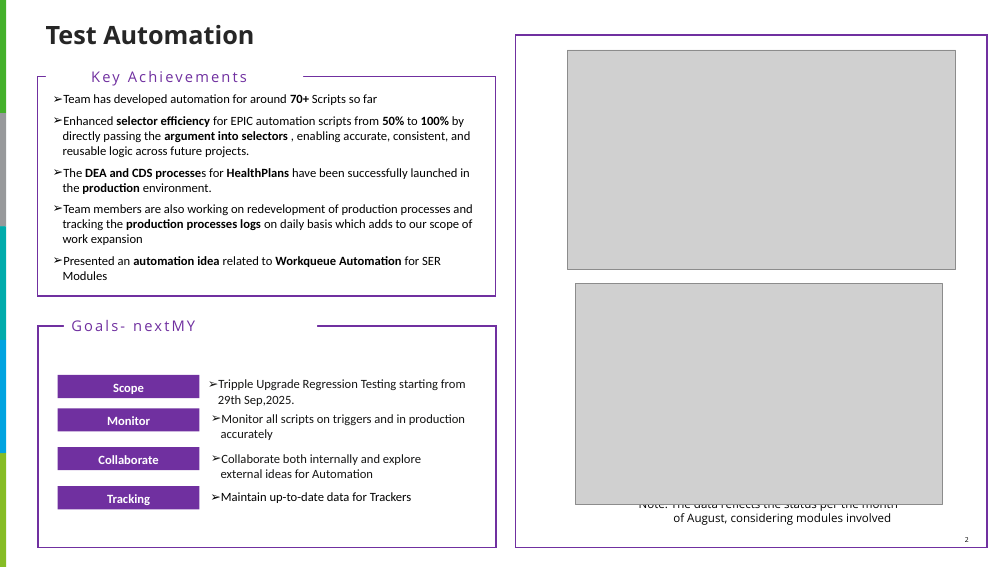
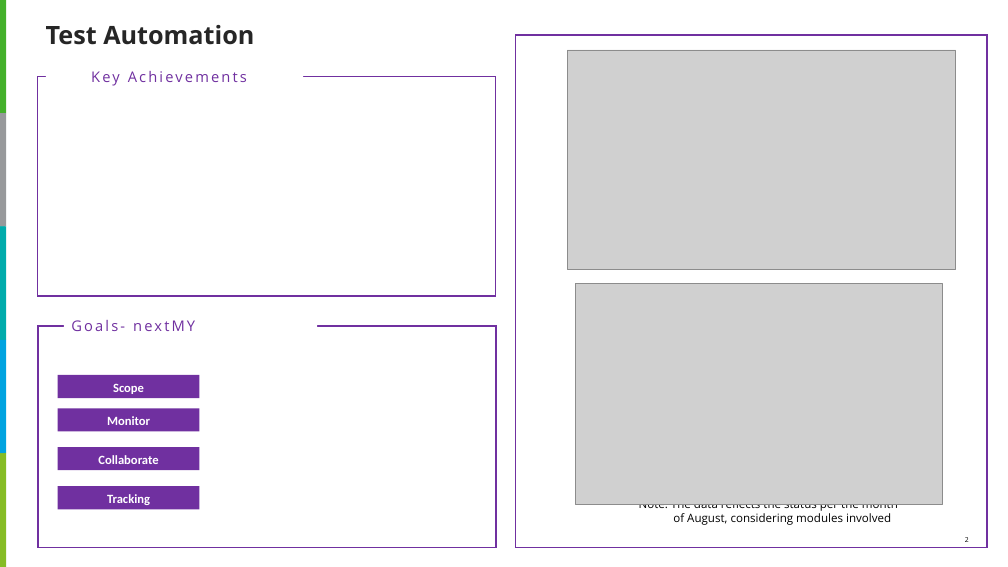
Before and after one commit to akshaya3206/Tracker-WeeklyDeck, a slide deck: slide 2 of Monthly_updates_CHRISTUS POD-2 Template.pptx. Drawn at 1008x567 pixels with LibreOffice and Linux fonts; fonts in the diff are those of the drawing; grey boxes stand for pictures. Boxes give left, top, right and bottom in pixels: in the first picture for what was removed or moved away, otherwise in the second. Text is boxed around its words. In the diff, an @@ line names an element or a change of style, - is before the commit and + after.

```diff
--- a/Monthly_updates_CHRISTUS POD-2 Template.pptx
+++ b/Monthly_updates_CHRISTUS POD-2 Template.pptx
@@ text removed at bbox=[63, 94, 472, 280] @@
-➢ Team has developed automation for around 70+ Scripts so far
-➢ Enhanced selector efficiency for EPIC automation scripts from 50% to 100% by directly passing the argument into selectors , enabling accurate, consistent, and reusable logic across future projects.
-➢ The DEA and CDS processes for HealthPlans have been successfully launched in the production environment.
-➢ Team members are also working on redevelopment of production processes and tracking the production processes logs on daily basis which adds to our scope of work expansion
-➢ Presented an automation idea related to Workqueue Automation for SER Modules
@@ text removed at bbox=[218, 379, 466, 406] @@
-➢ Tripple Upgrade Regression Testing starting from 29th Sep,2025.
@@ text removed at bbox=[221, 414, 465, 440] @@
-➢ Monitor all scripts on triggers and in production accurately
@@ text removed at bbox=[221, 454, 421, 478] @@
-➢ Collaborate both internally and explore external ideas for Automation
@@ text removed at bbox=[221, 492, 411, 503] @@
-➢ Maintain up-to-date data for Trackers
```
Also in this commit, not shown: 2 other slides changed, 4 other files.
